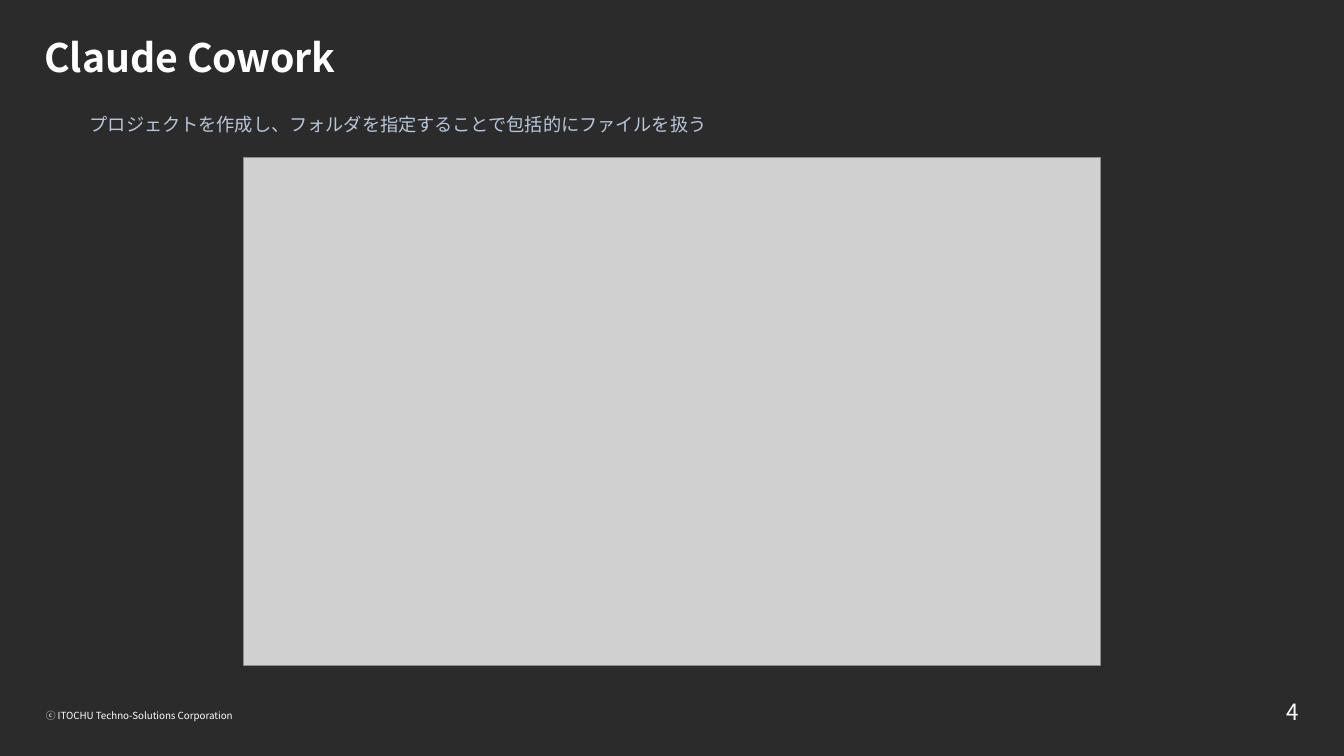
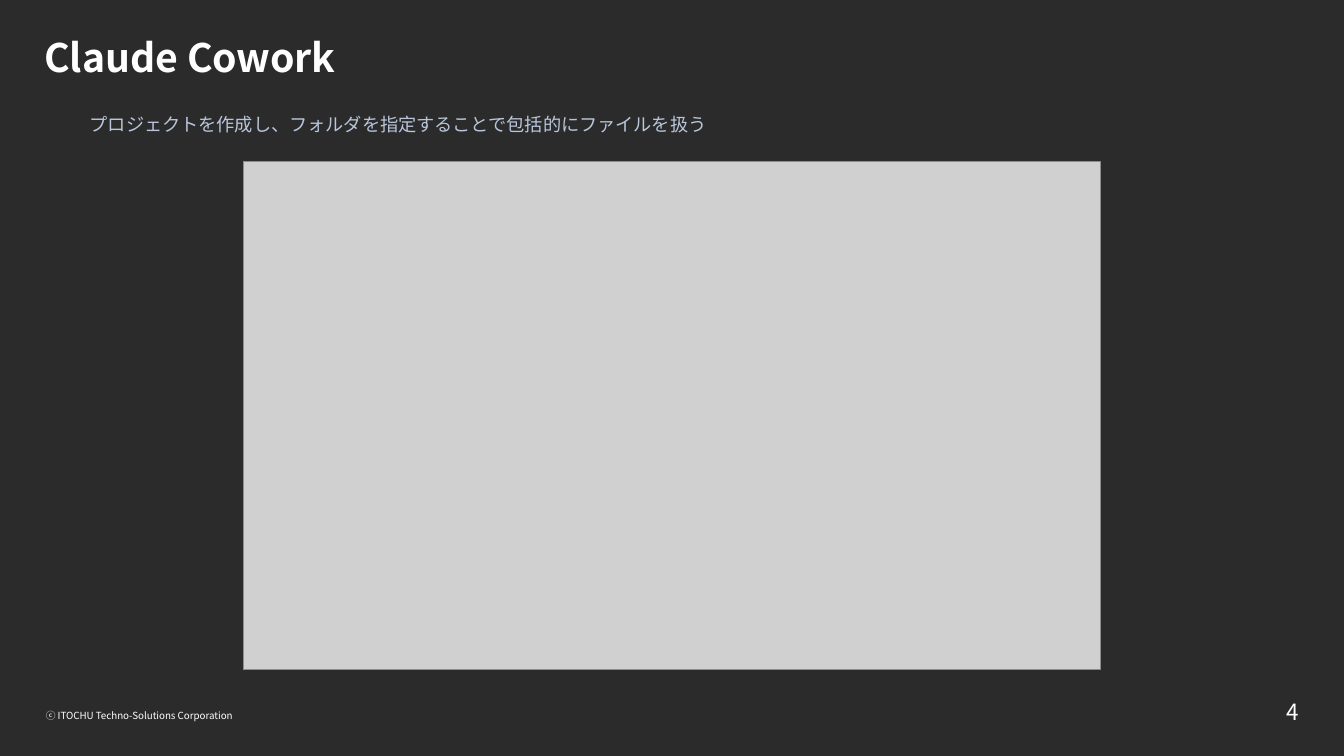
Before and after one commit to ctc-itkr/claude-hands-on, a slide deck: slide 4 of 配布/Copilot_Cowork_競合比較.pptx. Drawn at 1344x756 pixels with LibreOffice and Linux fonts; fonts in the diff are those of the drawing; grey boxes stand for pictures; background and template pictures are left out; a plain dark background stands for a picture behind light text. Boxes give left, top, right and bottom in pixels: in the first picture for what was removed or moved away, otherwise in the second. Text is boxed around its words. In the diff, an @@ line names an element or a change of style, - is before the commit and + after.

```diff
--- a/配布/Copilot_Cowork_競合比較.pptx
+++ b/配布/Copilot_Cowork_競合比較.pptx
@@ picture: place and size @@
-picture at <box>244,157,1101,665</box>
+picture at <box>244,162,1101,670</box>
```
Also in this commit, not shown: 2 slides added.
